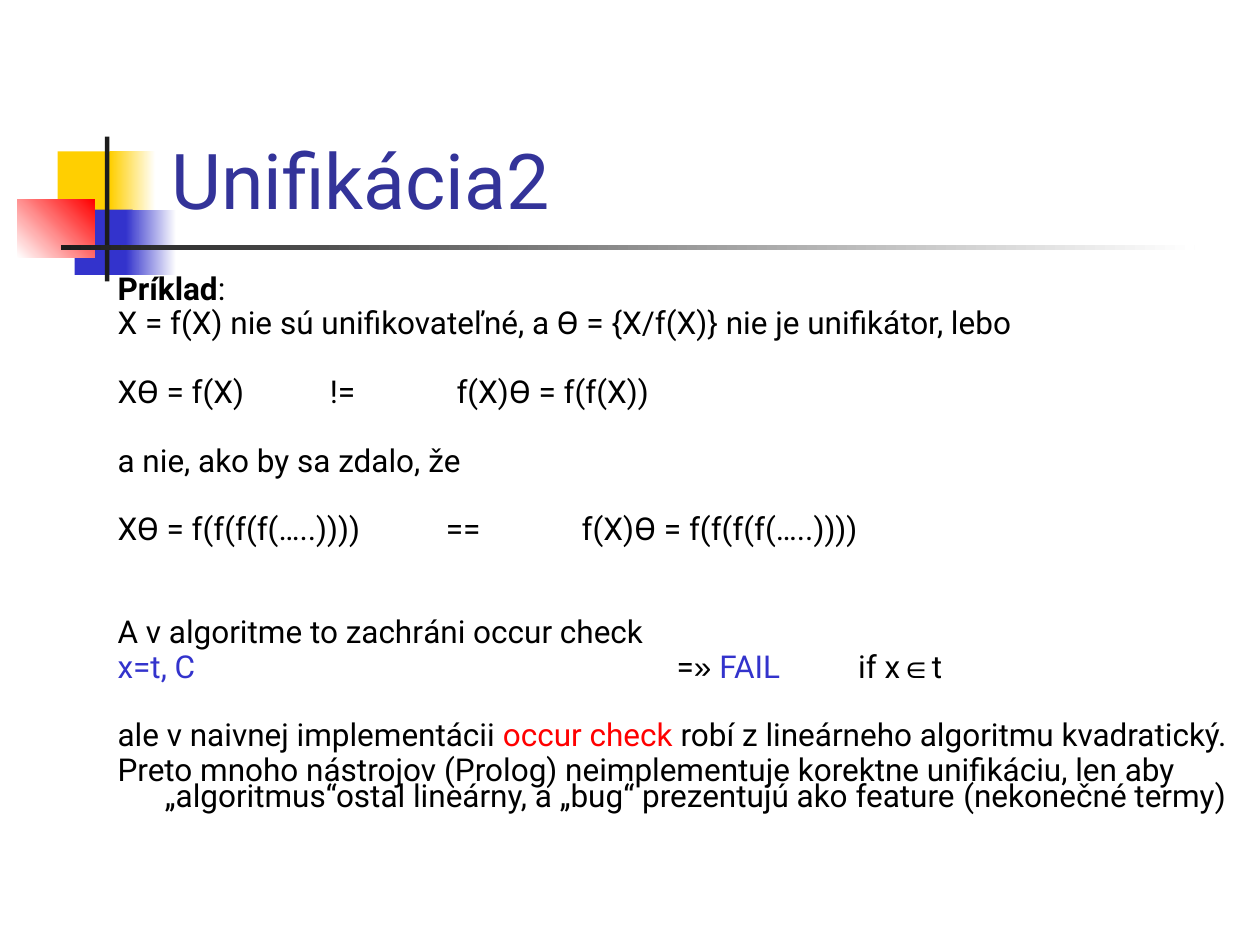
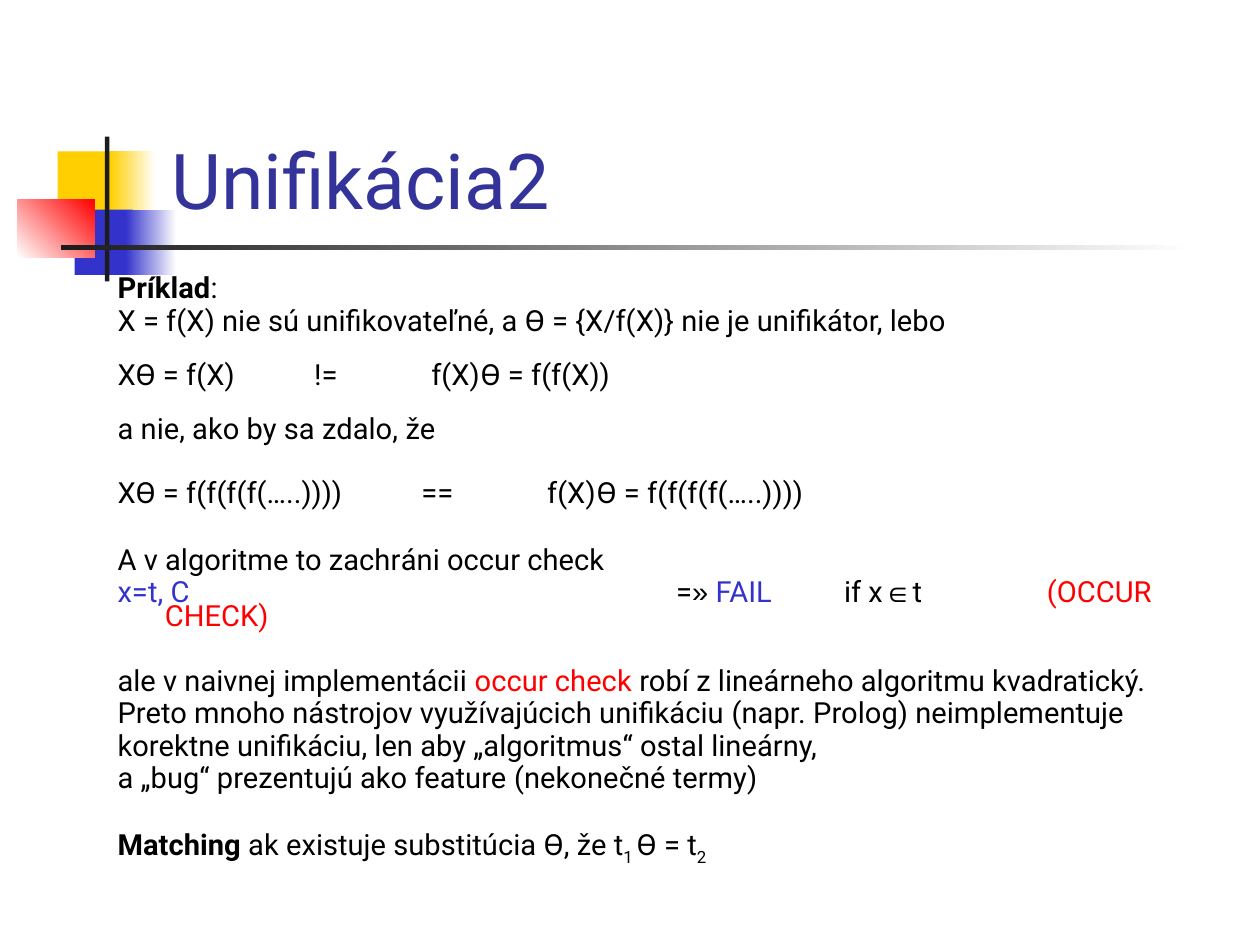
Before and after one commit to Funkcionalne/Prednasky, a slide deck: slide 24 of 08/08_fpro.ppt. Drawn at 1260x945 pixels with LibreOffice and Linux fonts; fonts in the diff are those of the drawing. Boxes give left, top, right and bottom in pixels: in the first picture for what was removed or moved away, otherwise in the second. Text is boxed around its words. In the diff, an @@ line names an element or a change of style, - is before the commit and + after.

```diff
--- a/08/08_fpro.ppt
+++ b/08/08_fpro.ppt
@@ text at <box>118,271,1145,698</box>: size 18 to 16.6 pt in "Príklad:", "X = f(X) nie sú unifikovateľné, a ...", "Xϴ = f(X) != f(X)ϴ = f(f(X))", "a nie, ako by sa zdalo, že" and 3 more places @@
@@ text at <box>118,579,1152,609</box>: text changed; size 18 to 16.6 pt; text colour #3333CC to #FF0000 @@
-x=t, C =» FAIL if x∈t
+x=t, C =» FAIL if x∈t (OCCUR CHECK)
@@ text at <box>118,696,1123,862</box>: text changed; size 18 to 16.6 pt @@
-Preto mnoho nástrojov (Prolog) neimplementuje korektne unifikáciu, len aby „algoritmus“ostal lineárny, a „bug“ prezentujú ako feature (nekonečné termy)
+Preto mnoho nástrojov využívajúcich unifikáciu (napr. Prolog) neimplementuje
+korektne unifikáciu, len aby „algoritmus“ ostal lineárny,
+a „bug“ prezentujú ako feature (nekonečné termy)
+Matching ak existuje substitúcia ϴ, že t1 ϴ = t2
```
Also in this commit, not shown: 22 other slides changed, 1 other file.
